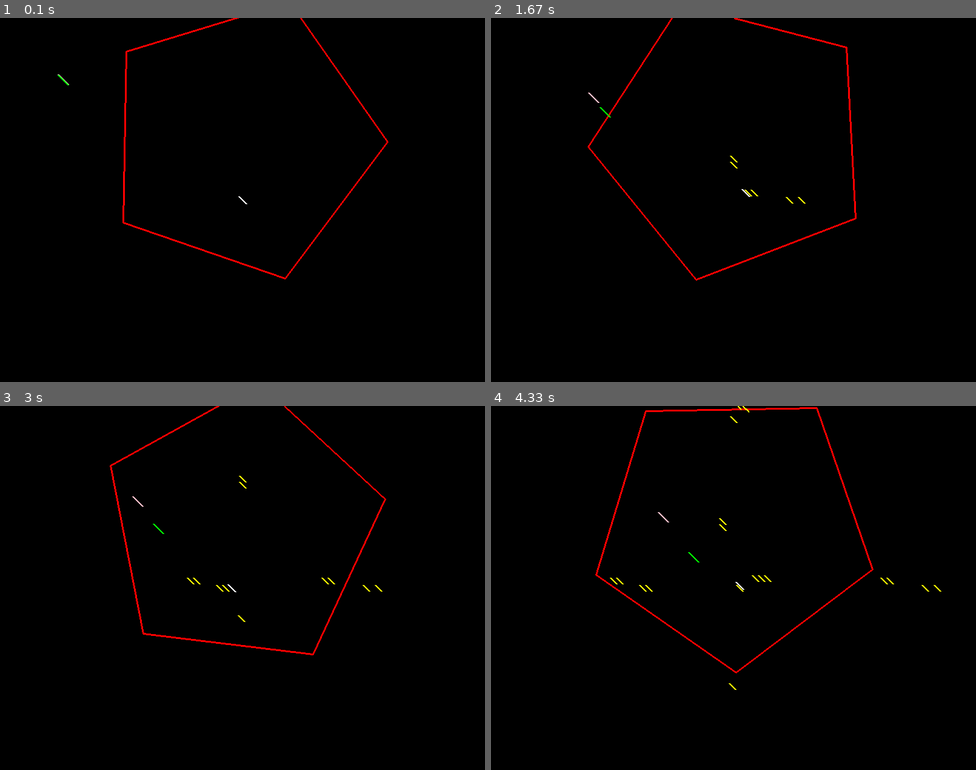
Above: before the commit, frames 1-4 (two rows, left to right).
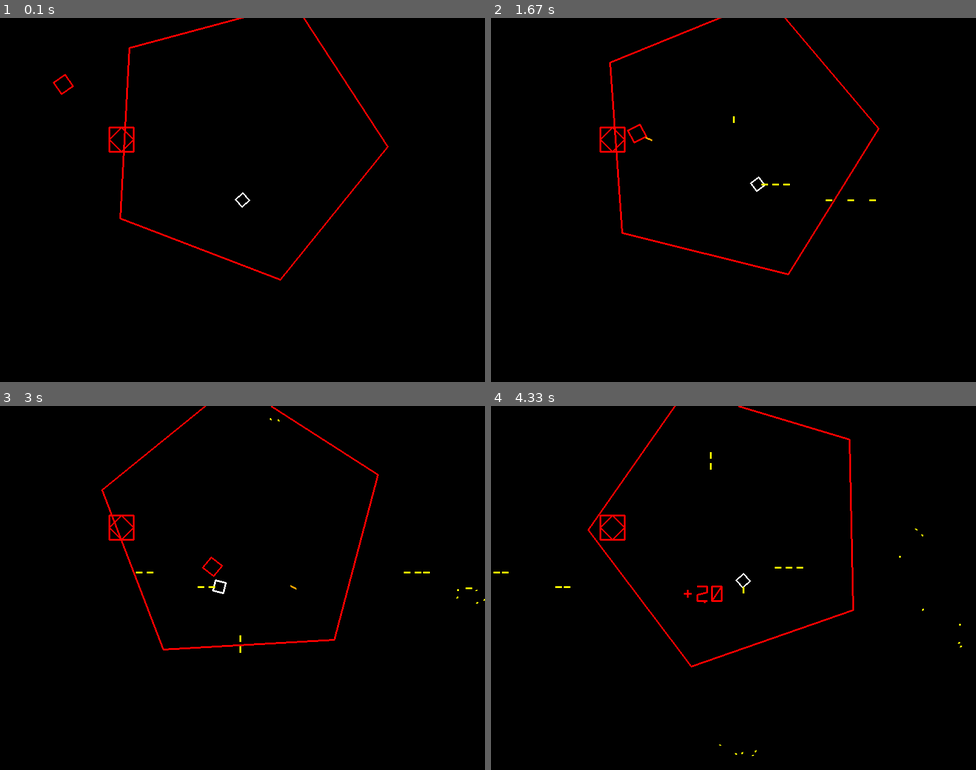
Above: after the commit, the same moments.

Repository: icedman/pygame_chaos_vectors
Game: pygame game, started from main.py
Two runs of this game, one before a commit and one after it. Both use one fixed random seed, a clock stepped at 60 frames per second and the inputs below.
Inputs:
- Up to frame 1 (0.1 s): no input
- Up to frame 2 (1.67 s): hold Right 0.33-0.8 s; hold Up 0.83-1.13 s; hold W 0.83-1.13 s; hold Right 1.17-1.63 s; hold D 1.17-1.63 s
- Up to frame 3 (3 s): hold Left 1.67-2.2 s; hold A 1.67-2.2 s; hold Down 2.23-2.53 s; hold S 2.23-2.53 s; hold Left 2.57-2.97 s; hold A 2.57-2.97 s
- Up to frame 4 (4.33 s): hold Up 3-3.37 s; hold W 3-3.37 s; hold Right 3.4-4.03 s; hold D 3.4-4.03 s; hold Down from 4.07 s (still down); hold S from 4.07 s (still down)

The runs differ from the first frame. In frame 1, 1.2% of the frame differs, in the area x 10-81%, y 0-73%; in frame 2, 1.7%; in frame 3, 1.7%; in frame 4, 2.0%, in the area x 0-98%, y 0-97%.

Commit message:
add shape renderer, more enemies

Diff:
--- a/draw.py
+++ b/draw.py
@@ -37,9 +37,9 @@
         m.scale(x, y, 1)
         self.state.matrix.multiply(m)
 
-    def rotate(self, z):
+    def rotate(self, az):
         m = Matrix.identity()
-        m.rotate(0, 0, z)
+        m.rotate(0, 0, az * 3.14 / 180)
         self.state.matrix.multiply(m)
 
     @property
@@ -75,6 +75,15 @@
         for i in range(1, sides + 1):
             p1 = points[i - 1]
             p2 = points[i]
+            self.drawLine(p1[0], p1[1], p2[0], p2[1], color)
+
+    def drawPolygonPoints(self, points, color):
+        for i in range(1, len(points)+1):
+            p1 = points[i - 1]
+            k = i
+            if (k == len(points)):
+                k =0
+            p2 = points[k]
             self.drawLine(p1[0], p1[1], p2[0], p2[1], color)
 
     def drawChar(self, x, y, c, size, color, extentsOnly=False):
--- a/entities.py
+++ b/entities.py
@@ -5,26 +5,27 @@
 
 
 class EntityType(Enum):
-    pinkPinwheel = 0  # nme1 pinkPinwheel ~ 2.25
-    blueDiamond = 1  # nme2 blueDiamonds ~ 3.25
-    greenSquare = 2  # nme  greenSquare ~ 3.1
-    purpleSquare = 3  # nme3 purpleSquares ~ 3.0
-    blueCircle = 4  # nme4 blueCircles ~ 4.35
-    redCircle = 5  # nme5 redCircles/blackhole ~ 2.5
-    lineEnd = 6  # le   lineEnd ~ 2.0
-    snake = 7  # nme6 snake ~ 3.5
-    redClone = 8  # nme7 redClone 4.45
-    butterfly = 9  # nme8 butterFlies ~ 5.0
-    generator = 10  # ge   generator ~ 2.0
+    pinkPinwheel = 0
+    blueDiamond = 1
+    greenSquare = 2
+    purpleSquare = 3
+    blueCircle = 4
+    redCircle = 5
+    lineEnd = 6
+    snake = 7
+    redClone = 8
+    butterfly = 9
+    generator = 10
     snakeBody = 11
     player = 12
     shot = 13
     enemyShot = 14
     particle = 15
+    none = 99
 
 
 class Entity:
-    type: EntityType = EntityType.pinkPinwheel
+    type: EntityType = EntityType.none
     pos: Vector = Vector()
     direction: Vector = Vector()
 
@@ -32,13 +33,24 @@
     speed = 1.0
     radius = 12
     color = "red"
+    shape = ""
     life = 0
     tick = 0
     freeze = 0
     toward_range = 0
+    rotate_toward = False
+    generate_what: EntityType = EntityType.none
+    angle = 0
+    spin_speed = 0
     dodge = False
     wall = False
     text = ""
+
+    # snake & snake body
+    rotation = 0
+    rotation_dir = 0
+    headNode = None
+    nextNode = None
 
     def init(self):
         n = self
@@ -46,6 +58,7 @@
         mag = Rnd(2, 4)
         n.direction.x = Cos(dir) * mag
         n.direction.y = Sin(dir) * mag
+        n.spin_speed = Rnd(1, 4)
         n.speed = self.speed * gameState.speed_nme
 
     def update(self, dt):
@@ -197,7 +210,7 @@
     def init(self):
         Entity.init(self)
         self.radius = 18
-        self.color = "aqua"
+        self.color = "cyan"
         self.speed = 3.25
         self.toward_range = gameState.screen["width"]
 
@@ -205,7 +218,208 @@
         return BlueDiamond()
 
 
+class PurpleSquare(Entity):
+    def init(self):
+        Entity.init(self)
+        self.radius = 16
+        self.color = "purple"
+        self.speed = 3
+        self.toward_range = gameState.screen["width"]
+
+    def create(self):
+        return PurpleSquare()
+
+    def kill(self):
+        e = self
+        if e.radius != 16:
+            Entity.kill(e)
+            return
+
+        entityService.destroy(e)
+
+        # spawn thingys
+        ro = RndOr(2, 3)
+        for i in range(0, ro):
+            c = entityService.create(
+                e.pos.x + Rand(-30, 30), e.pos.y + Rand(-30, 30), e.type
+            )
+            c.radius = 8
+            entityService.attach(c)
+
+
+class BlueCircle(Entity):
+    def init(self):
+        Entity.init(self)
+        self.radius = 12
+        self.color = "blue"
+        self.speed = 4.35
+        self.toward_range = gameState.screen["width"]
+
+    def create(self):
+        return BlueCircle()
+
+
+class RedCircle(Entity):
+    def init(self):
+        Entity.init(self)
+        self.radius = 16
+        self.color = "red"
+        self.speed = 2.5
+        self.direction = Vector(0, 0)
+
+    def create(self):
+        return RedCircle()
+
+
+class RedClone(Entity):
+    last_shot = 0
+
+    def init(self):
+        Entity.init(self)
+        self.radius = 16
+        self.color = "red"
+        self.speed = 2.45
+        # self.max = 5 (max hits)
+        self.toward_range = gameState.screen["width"]
+
+    def create(self):
+        return RedClone()
+
+    def update(self, dt):
+        e = self
+        if e.tick - (e.last_shot or 0) < 1500:
+            return
+
+        player = gameState.player
+        x = player.pos.x
+        y = player.pos.y
+        dist = distance(x, y, e.pos.x, e.pos.y)
+        enemy_range = 500
+
+        if dist < enemy_range:
+            missile = entityService.create(e.pos.x, e.pos.y, EntityType.enemyShot)
+            missile.direction = Vector(
+                (x - e.pos.x) / dist * missile.speed,
+                (y - e.pos.y) / dist * missile.speed,
+            )
+            entityService.attach(missile)
+            e.last_shot = e.tick
+
+
+class Butterfly(Entity):
+    def init(self):
+        Entity.init(self)
+        self.radius = 10
+        self.color = "yellow"
+        self.speed = 5
+        self.direction = Vector(0, 0)
+
+    def create(self):
+        return Butterfly()
+
+
+class Snake(Entity):
+    def init(self):
+        Entity.init(self)
+        self.radius = 16
+        self.color = "magenta"
+        self.speed = 3.5
+        self.rotation = Rand(0, 360)
+        self.spin_speed = 0
+        # self.max = 2
+
+    def create(self):
+        return Snake()
+
+    def kill(self):
+        Entity.kill(self)
+        if self.nextNode != None:
+            self.nextNode.freeze = 250
+            self.nextNode.headNode = None
+
+    def update(self, dt):
+        n = self
+        if n.nextNode == None:
+            h = n
+            for i in range(0, 8):
+                b = entityService.create(n.pos.x, n.pos.y, EntityType.snakeBody)
+                h.nextNode = b
+                b.headNode = h
+                entityService.attach(b)
+                h = b
+
+        dx = n.direction.x
+        dy = n.direction.y
+        speed = n.speed
+        rot = n.rotation
+        rotdir = n.rotation_dir
+
+        dx += Cos(rot) * speed * 0.2
+        dy += Sin(rot) * speed * 0.2
+
+        if rotdir == 0:
+            rot += 4 * gameState.speed_scale
+        else:
+            rot -= 4 * gameState.speed_scale
+
+        if n.wall:
+            rot += 90
+
+        if Rand(1, 1000) > 90:
+            rotdir = 1 - rotdir
+
+        n.rotation = rot
+        n.spin_speed = 0
+        n.direction = Vector(dx, dy)
+
+
+class SnakeBody(Entity):
+    def init(self):
+        Entity.init(self)
+        self.radius = 10
+        self.color = "white"
+        self.speed = 3.5
+        self.rotate_toward = True
+        self.spin_speed = 0
+
+    def create(self):
+        return SnakeBody()
+
+    def update(self, dt):
+        e = self
+        h = e.headNode
+
+        if h == None:
+            if e.nextNode != None:
+                e.nextNode.headNode = None
+                e.nextNode.freeze = 25
+            entityService.destroy(e)
+            createParticles(e.pos.x, e.pos.y, 2, e.color)
+            return
+
+        e.speed = h.speed
+        dx = e.direction.x
+        dy = e.direction.y
+        hx = h.pos.x - e.pos.x
+        hy = h.pos.y - e.pos.y
+        dist = distance(h.pos.x, h.pos.y, e.pos.x, e.pos.y)
+        mdist = (h.radius + e.radius) * 0.75
+        if dist >= mdist:
+            dx = (hx / dist) * h.speed
+            dy = (hy / dist) * h.speed
+        else:
+            dx *= 0.6
+            dy *= 0.6
+
+        e.direction = Vector(dx, dy)
+
+    def kill(self):
+        createParticles(self.pos.x, self.pos.y, 3, self.color)
+
+
 class Shot(Entity):
+    bouncy = False
+
     def init(self):
         Entity.init(self)
         self.radius = 10
@@ -216,7 +430,10 @@
         return Shot()
 
     def bound(self):
-        # if bouncy .. base.bound
+        if self.bouncy:
+            Entity.bound()
+            return
+
         e = self
         x = e.pos.x
         y = e.pos.y
@@ -245,24 +462,47 @@
                     return
 
 
+class EnemyShot(Shot):
+    def init(self):
+        Entity.init(self)
+        self.freeze = 0
+        self.color = "orange"
+        self.radius = 10
+        self.life = 2500
+        self.speed = 4.45
+
+    def create(self):
+        return EnemyShot()
+
+    def update(self, dt):
+        e = self
+        n = gameState.player
+        dist = distance(n.pos.x, n.pos.y, e.pos.x, e.pos.y)
+        if dist < e.radius + n.radius:
+            entityService.destroy(self)
+            print("player hit")
+
+
 class Particle(Entity):
     def init(self):
         Entity.init(self)
-        self.radius = 4
+        self.radius = 2
         self.life = 1000
         self.speed = gameState.speed_particle
 
+    def create(self):
+        return Particle()
+
 
 class Player(Entity):
-    fx = 0
-    fy = 0
+    last_direction = Vector()
 
     def init(self):
         Entity.init(self)
         self.radius = 12
         self.color = "white"
-        dx = 0
-        dy = 0
+        self.rotate_toward = True
+        self.direction = Vector()
 
     def create(self):
         return Player()
@@ -278,8 +518,15 @@
         my += -1 if (keys["w"] == True) else 0
         n.direction = Vector(
             mx * speed_player * gameState.speed_scale,
-            my * speed_player * gameState.speed_scale
+            my * speed_player * gameState.speed_scale,
         )
+        if mx != 0 or my != 0:
+            self.last_direction = Vector(mx, my)
+
+        a = angleTo(0, 0, n.last_direction.x, n.last_direction.y)
+        n.angle *= 4
+        n.angle += a
+        n.angle /= 5
 
         fx = 1 if (keys["right"] == True) else 0
         fx += -1 if (keys["left"] == True) else 0
@@ -290,10 +537,7 @@
             gameState.tick - entityService.last_shot
         ) > gameState.fire_rate:
             shot = entityService.create(n.pos.x, n.pos.y, EntityType.shot)
-            shot.direction = Vector(
-                fx * shot.speed,
-                fy * shot.speed
-            )
+            shot.direction = Vector(fx * shot.speed, fy * shot.speed)
             entityService.last_shot = gameState.tick
             entityService.attach(shot)
 
@@ -301,6 +545,8 @@
         enemies = entityService.enemies
 
         e = self
+
+        # die from enemies
         e.color = "white"
         for k in enemies:
             for n in enemies[k]:
@@ -308,6 +554,7 @@
                 if dist < (n.radius + e.radius):
                     e.color = "red"
                     n.kill()
+                    print("player hit")
                     return
 
 
@@ -320,18 +567,18 @@
         EntityType.pinkPinwheel: PinkPinwheel(),
         EntityType.blueDiamond: BlueDiamond(),
         EntityType.greenSquare: GreenSquare(),
-        EntityType.purpleSquare: Entity(),
-        EntityType.blueCircle: Entity(),
-        EntityType.redCircle: Entity(),
+        EntityType.purpleSquare: PurpleSquare(),
+        EntityType.blueCircle: BlueCircle(),
+        EntityType.redCircle: RedCircle(),
         EntityType.lineEnd: Entity(),
-        EntityType.snake: Entity(),
-        EntityType.redClone: Entity(),
-        EntityType.butterfly: Entity(),
+        EntityType.snake: Snake(),
+        EntityType.snakeBody: SnakeBody(),
+        EntityType.redClone: RedClone(),
+        EntityType.butterfly: Butterfly(),
         EntityType.generator: Entity(),
-        EntityType.snakeBody: Entity(),
         EntityType.player: Player(),
         EntityType.shot: Shot(),
-        EntityType.enemyShot: Entity(),
+        EntityType.enemyShot: EnemyShot(),
         EntityType.particle: Particle(),
     }
 
@@ -351,7 +598,7 @@
         e.init()
         e.pos = Vector(x, y)
         e.type = what
-        e.freeze = freeze * 100
+        e.freeze = freeze
         return e
 
     def attach(self, e):
@@ -384,7 +631,15 @@
 
         x = x + dx * gameState.speed_scale
         y = y + dy * gameState.speed_scale
+        e.angle += e.spin_speed * gameState.speed_scale
         e.pos = Vector(x, y)
+
+        # rotate
+        if e.rotate_toward:
+            a = angleTo(0, 0, e.direction.x, e.direction.y)
+            e.angle *= 4
+            e.angle += a
+            e.angle /= 5
 
         player = gameState.player
         e.bound()
--- a/game.py
+++ b/game.py
@@ -15,8 +15,12 @@
         gameState.player = entityService.create(0, 0, EntityType.player)
         entityService.attach(gameState.player)
 
-        entityService.attach(entityService.create(100, 100, EntityType.pinkPinwheel))
-        entityService.attach(entityService.create(100, 100, EntityType.greenSquare))
+        # entityService.attach(entityService.create(100, 100, EntityType.pinkPinwheel))
+        # entityService.attach(entityService.create(100, 100, EntityType.greenSquare))
+        # entityService.attach(entityService.create(100, 100, EntityType.blueCircle))
+        # entityService.attach(entityService.create(100, 100, EntityType.purpleSquare))
+        # entityService.attach(entityService.create(100, 100, EntityType.snake))
+        entityService.attach(entityService.create(100, 100, EntityType.redClone))
 
         self.centerPlayer()
 
--- a/main.py
+++ b/main.py
@@ -3,6 +3,7 @@
 from game import Game
 from state import gameState
 from draw import Context
+from renderer import Renderer, renderShape
 
 pygame.init()
 size = [800, 600]
@@ -19,7 +20,7 @@
 while not done:
     tick = pygame.time.get_ticks()
     dt = tick - last_tick
-    if dt < 48:
+    if dt < 24:
         continue
     last_tick = tick
 
@@ -45,7 +46,7 @@
     gfx.save()
 
     gfx.save()
-    gfx.rotate(rot * 3.14 / 180)
+    gfx.rotate(rot)
     gfx.scale(2, 2)
     gfx.translate(400, 200)
     gfx.drawPolygon(0, 0, 120, 5, 'red')
@@ -57,15 +58,9 @@
     for k in entities.keys():
         ek = entities[k]
         for e in ek:
-            gfx.drawLine(
-                e.pos.x - e.radius / 2,
-                e.pos.y - e.radius / 2,
-                e.pos.x + e.radius / 2,
-                e.pos.y + e.radius / 2,
-                e.color,
-            )
-            if e.text != '':
-                gfx.drawText(e.pos.x, e.pos.y, e.text, 2, e.color)
+            Renderer.renderEntity(gfx, e)
+
+    renderShape(gfx, 'square_diamond', 200, 200, 40)
 
     gfx.restore()
     pygame.display.flip()
--- a/maths.py
+++ b/maths.py
@@ -9,6 +9,10 @@
 def Rnd(s, e):
     r = random.random() * (e - s)
     return s + r
+
+
+def RndOr(a, b):
+    return a if Rand(0, 10) > 5 else b
 
 
 def Cos(a):
@@ -31,6 +35,12 @@
     dx = x - x2
     dy = y - y2
     return math.sqrt((dx * dx) + (dy * dy))
+
+
+def angleTo(x, y, x2, y2):
+    angleRadians = math.atan2(y2 - y, x2 - x)
+    angle = angleRadians * 180 / 3.14
+    return angle
 
 
 def Sgn(a):
@@ -160,9 +170,9 @@
                 self.M = mrot.M
                 return
 
-        if (rotSeq & ROTSEQX):
-            if (rotSeq & ROTSEQY):
-                if (rotSeq & ROTSEQZ):
+        if rotSeq & ROTSEQX:
+            if rotSeq & ROTSEQY:
+                if rotSeq & ROTSEQZ:
                     mtmp = Matrix.copy(mx).multiply(my)
                     mrot = Matrix.copy(mtmp).multiply(mz)
                     self.M = mrot.M
@@ -171,8 +181,8 @@
                 self.M = mrot.M
                 return
 
-        if (rotSeq & ROTSEQZ):
-            if (rotSeq & ROTSEQX):
+        if rotSeq & ROTSEQZ:
+            if rotSeq & ROTSEQX:
                 mrot = Matrix.copy(mx).multiply(my)
                 self.M = mrot.M
                 return
@@ -236,3 +246,23 @@
             sum += m.M[3][col]
             r.M[col] = sum
         return r
+
+    # def add():
+    # def multiply():
+
+    def scale(self, s):
+        self.x *= s
+        self.y *= s
+        self.z *= s
+
+    def normalize(self):
+        l = self.length()
+        self.x = self.x / l
+        self.y = self.y / l
+        self.z = self.z / l
+
+    def length(self):
+        fx = self.x
+        fy = self.y
+        fz = self.z
+        return Sqr(fx * fx + fy * fy + fz * fz)
--- /dev/null
+++ b/renderer.py
@@ -0,0 +1,88 @@
+from maths import *
+from game import Game
+from state import gameState
+from draw import Context
+from entities import *
+from shapes import shapes
+
+def renderShape(ctx: Context, shape: str, x, y, r, color = 'red'):
+    sl = shapes[shape]['shapes']
+    ctx.save()
+    ctx.scale(r, r)
+    ctx.translate(x, y)
+    for s in sl:
+        points = []
+        for p in s['points']:
+            points.append(p)
+        ctx.translate(points[0][0] * r, points[0][1] * r)
+        del points[0]
+        ctx.drawPolygonPoints(points, color)
+    ctx.restore()
+
+def renderEntityShape(ctx: Context, e: Entity):
+    return
+
+def renderDefault(ctx: Context, e: Entity):
+    ctx.save()
+    ctx.rotate(e.angle)
+    ctx.translate(e.pos.x, e.pos.y)
+    ctx.drawPolygon(0, 0, e.radius, 4, e.color)
+    ctx.restore()
+    if e.text != '':
+        ctx.drawText(e.pos.x, e.pos.y, e.text, 2, e.color)
+    return
+
+def renderShot(ctx: Context, e: Entity):
+    d = Vector.copy(e.direction)
+    d.normalize()
+    d.scale(e.radius)
+    ctx.drawLine(
+        e.pos.x,
+        e.pos.y,
+        e.pos.x + d.x,
+        e.pos.y + d.y,
+        e.color,
+    )
+    return
+
+def renderParticle(ctx: Context, e: Entity):
+    d = Vector.copy(e.direction)
+    d.normalize()
+    d.scale(2)
+    ctx.drawLine(
+        e.pos.x,
+        e.pos.y,
+        e.pos.x + d.x,
+        e.pos.y + d.y,
+        e.color,
+    )
+    return
+
+class Renderer:
+
+    defs: dict[EntityType, any] = {
+        EntityType.pinkPinwheel: renderDefault,
+        EntityType.blueDiamond: renderDefault,
+        EntityType.greenSquare: renderDefault,
+        EntityType.purpleSquare: renderDefault,
+        EntityType.blueCircle: renderDefault,
+        EntityType.redCircle: renderDefault,
+        EntityType.lineEnd: renderDefault,
+        EntityType.snake: renderDefault,
+        EntityType.redClone: renderDefault,
+        EntityType.butterfly: renderDefault,
+        EntityType.generator: renderDefault,
+        EntityType.snakeBody: renderDefault,
+        EntityType.player: renderDefault,
+        EntityType.shot: renderShot,
+        EntityType.enemyShot: renderShot,
+        EntityType.particle: renderParticle,
+    }
+
+    @staticmethod
+    def renderEntity(ctx: Context, e: Entity):
+        r = Renderer.defs[e.type]
+        r(ctx, e)
+
+        if e.text != '':
+            ctx.drawText(e.pos.x, e.pos.y, e.text, 2, e.color)
--- /dev/null
+++ b/shapes.py
@@ -0,0 +1,156 @@
+
+shapes = {
+  "square": {
+    "shapes": [
+      {
+        "scale": 1,
+        "points": [
+          [
+            0.0,
+            0.0,
+            0.0
+          ],
+          [
+            -0.5,
+            0.5,
+            0.0
+          ],
+          [
+            0.5,
+            0.5,
+            0.0
+          ],
+          [
+            0.5,
+            -0.5,
+            0.0
+          ],
+          [
+            -0.5,
+            -0.5,
+            0.0
+          ],
+          [
+            -0.5,
+            0.5,
+            0.0
+          ]
+        ]
+      }
+    ]
+  },
+  "square_diamond": {
+    "shapes": [
+      {
+        "scale": 1,
+        "points": [
+          [
+            0.0,
+            0.0,
+            0.0
+          ],
+          [
+            0.0,
+            -0.5,
+            0.0
+          ],
+          [
+            -0.5,
+            0.0,
+            0.0
+          ],
+          [
+            0.0,
+            0.5,
+            0.0
+          ],
+          [
+            0.5,
+            0.0,
+            0.0
+          ],
+          [
+            0.0,
+            -0.5,
+            0.0
+          ]
+        ]
+      },
+      {
+        "scale": 1,
+        "points": [
+          [
+            0.0,
+            0.0,
+            0.0
+          ],
+          [
+            -0.5,
+            0.5,
+            0.0
+          ],
+          [
+            0.5,
+            0.5,
+            0.0
+          ],
+          [
+            0.5,
+            -0.5,
+            0.0
+          ],
+          [
+            -0.5,
+            -0.5,
+            0.0
+          ],
+          [
+            -0.5,
+            0.5,
+            0.0
+          ]
+        ]
+      }
+    ]
+  },
+  "triangle": {
+    "shapes": [
+      {
+        "scale": 0.8,
+        "polygon": 3
+      }
+    ]
+  },
+  "pentagon": {
+    "shapes": [
+      {
+        "scale": 0.8,
+        "polygon": 5
+      }
+    ]
+  },
+  "hexagon": {
+    "shapes": [
+      {
+        "scale": 0.8,
+        "polygon": 6
+      }
+    ]
+  },
+  "octagon": {
+    "shapes": [
+      {
+        "scale": 0.8,
+        "polygon": 8
+      }
+    ]
+  },
+  "powerup": {
+    "shapes": [
+      {
+        "scale": 0.8,
+        "polygon": 6
+      }
+    ]
+  }
+}
